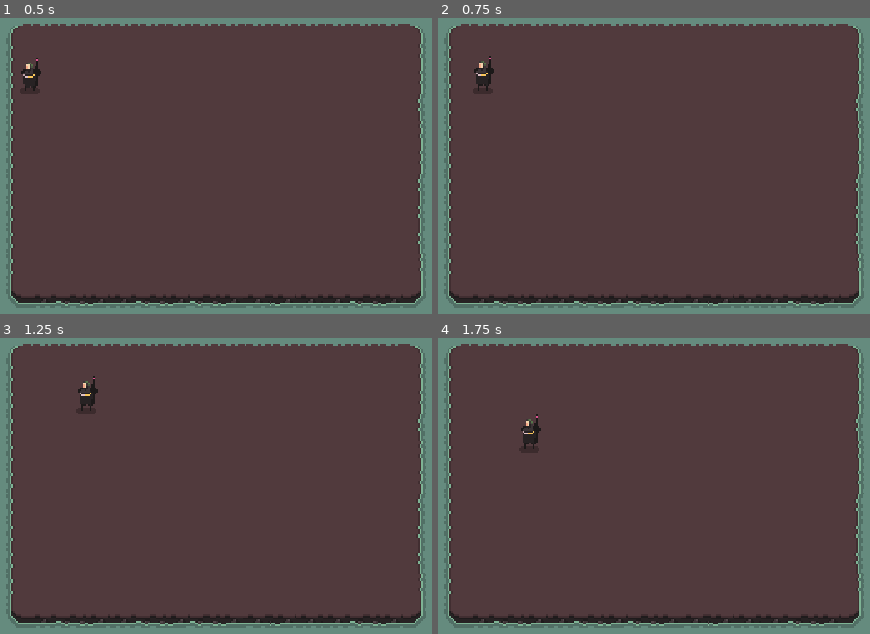
Above: before the commit, frames 1-4 (two rows, left to right).
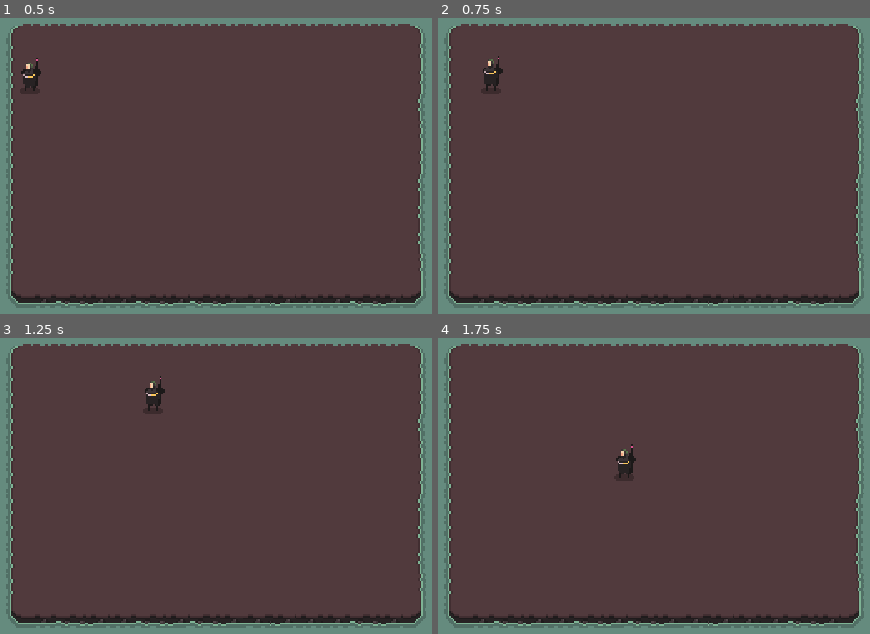
Above: after the commit, the same moments.

Repository: gablaroche29/arena-chaos
Game: Godot game, scene res://scenes/main_scene.tscn
Same seed, same stepped clock (60 frames per second), same inputs: the game is played once before the commit and once after it.
Inputs:
- Up to frame 1 (0.5 s): no input
- Up to frame 2 (0.75 s): hold D (walk_right) from 0.53 s (still down)
- Up to frame 3 (1.25 s): keep holding D (walk_right)
- Up to frame 4 (1.75 s): release D (walk_right) at 1.28 s; hold S (walk_down) from 1.28 s (still down)

Frame 1 is identical in both runs. In frame 2, 0.3% of the frame differs, in the area x 8-16%, y 12-25%; in frame 3, 0.5%; in frame 4, 0.5%, in the area x 19-46%, y 25-48%.

Commit message:
refactor: change controller system of player

Diff:
--- a/project.godot
+++ b/project.godot
@@ -18,12 +18,12 @@
 [autoload]
 
 ServerListener="*res://network/server_listener.gd"
+InputManager="*res://scripts/globals/input_manager.gd"
 
 [display]
 
 window/size/viewport_width=480
 window/size/viewport_height=270
-window/size/mode=3
 window/size/window_width_override=1920
 window/size/window_height_override=1080
 window/stretch/mode="viewport"
--- a/scenes/characters/player/idle_state.gd
+++ /dev/null
@@ -1,33 +0,0 @@
-extends NodeState
-
-@export var player: Player
-@export var animated_sprite_2d: AnimatedSprite2D
-
-func _on_process(_delta : float) -> void:
-	pass
-
-func _on_physics_process(_delta : float) -> void:
-	if player.player_direction == Vector2.LEFT:
-		animated_sprite_2d.play("idle_left")
-	elif player.player_direction == Vector2.RIGHT:
-		animated_sprite_2d.play("idle_right")
-	elif player.player_direction == Vector2.UP:
-		animated_sprite_2d.play("idle_back")
-	elif player.player_direction == Vector2.DOWN:
-		animated_sprite_2d.play("idle_front")
-	else:
-		animated_sprite_2d.play("idle_front")
-
-func _on_next_transitions() -> void:
-	GameInputEvents.movement_input()
-
-	if GameInputEvents.is_movement_input():
-		transition.emit("Walk")
-
-
-func _on_enter() -> void:
-	pass
-
-
-func _on_exit() -> void:
-	animated_sprite_2d.stop()
--- a/scenes/characters/player/player.gd
+++ b/scenes/characters/player/player.gd
@@ -1,4 +1,16 @@
 class_name Player
 extends CharacterBody2D
 
-var player_direction: Vector2
+const MAX_SPEED: float = 120.0
+const ACCELERATION: float = 800.0
+const FRICTION: float = 1000.0
+
+func _physics_process(delta: float) -> void:
+	var direction = InputManager.direction
+
+	if direction != Vector2.ZERO:
+		velocity = velocity.move_toward(direction * MAX_SPEED, ACCELERATION * delta)
+	else:
+		velocity = velocity.move_toward(Vector2.ZERO, FRICTION * delta)
+
+	move_and_slide()
--- a/scenes/characters/player/player.tscn
+++ b/scenes/characters/player/player.tscn
@@ -1,10 +1,7 @@
-[gd_scene load_steps=46 format=3 uid="uid://bui6c5b26yade"]
+[gd_scene load_steps=43 format=3 uid="uid://bui6c5b26yade"]
 
 [ext_resource type="Texture2D" uid="uid://cfcterwlehvan" path="res://assets/game/characters/player_spritesheet.png" id="1_7uws0"]
 [ext_resource type="Script" uid="uid://boia2luwdsb55" path="res://scenes/characters/player/player.gd" id="1_hss88"]
-[ext_resource type="Script" uid="uid://bnxf17lvbmjek" path="res://scripts/state_machine/node_state_machine.gd" id="2_t61fv"]
-[ext_resource type="Script" uid="uid://82fovem30a0l" path="res://scenes/characters/player/idle_state.gd" id="3_686vu"]
-[ext_resource type="Script" uid="uid://cg8whjjvjnt41" path="res://scenes/characters/player/walk_state.gd" id="5_qd3e3"]
 
 [sub_resource type="AtlasTexture" id="AtlasTexture_t61fv"]
 atlas = ExtResource("1_7uws0")
@@ -317,17 +314,3 @@
 
 [node name="CollisionShape2D" type="CollisionShape2D" parent="."]
 shape = SubResource("CircleShape2D_hss88")
-
-[node name="StateMachine" type="Node" parent="." node_paths=PackedStringArray("initial_node_state")]
-script = ExtResource("2_t61fv")
-initial_node_state = NodePath("Idle")
-
-[node name="Idle" type="Node" parent="StateMachine" node_paths=PackedStringArray("player", "animated_sprite_2d")]
-script = ExtResource("3_686vu")
-player = NodePath("../..")
-animated_sprite_2d = NodePath("../../AnimatedSprite2D")
-
-[node name="Walk" type="Node" parent="StateMachine" node_paths=PackedStringArray("player", "animated_sprite_2d")]
-script = ExtResource("5_qd3e3")
-player = NodePath("../..")
-animated_sprite_2d = NodePath("../../AnimatedSprite2D")
--- a/scenes/characters/player/walk_state.gd
+++ /dev/null
@@ -1,39 +0,0 @@
-extends NodeState
-
-@export var player: Player
-@export var animated_sprite_2d: AnimatedSprite2D
-@export var speed: int = 50
-
-func _on_process(_delta : float) -> void:
-	pass
-
-
-func _on_physics_process(_delta : float) -> void:
-	var direction: Vector2 = GameInputEvents.movement_input()
-
-	if direction == Vector2.LEFT:
-		animated_sprite_2d.play("walk_left")
-	elif direction == Vector2.RIGHT:
-		animated_sprite_2d.play("walk_right")
-	elif direction == Vector2.UP:
-		animated_sprite_2d.play("walk_back")
-	elif direction == Vector2.DOWN:
-		animated_sprite_2d.play("walk_front")
-
-	if direction != Vector2.ZERO:
-		player.player_direction = direction
-
-	player.velocity = direction * speed
-	player.move_and_slide()
-
-func _on_next_transitions() -> void:
-	if !GameInputEvents.is_movement_input():
-		transition.emit("Idle")
-
-
-func _on_enter() -> void:
-	pass
-
-
-func _on_exit() -> void:
-	animated_sprite_2d.stop()
--- a/scripts/globals/game_input_event.gd
+++ /dev/null
@@ -1,26 +0,0 @@
-class_name GameInputEvents
-
-static var direction: Vector2
-
-static func movement_input() -> Vector2:
-	if Input.is_action_pressed("walk_left"):
-		direction = Vector2.LEFT
-	elif Input.is_action_pressed("walk_right"):
-		direction = Vector2.RIGHT
-	elif Input.is_action_pressed("walk_up"):
-		direction = Vector2.UP
-	elif Input.is_action_pressed("walk_down"):
-		direction = Vector2.DOWN
-	else:
-		direction = Vector2.ZERO
-
-	return direction
-
-static func is_movement_input() -> bool:
-	if direction == Vector2.ZERO:
-		return false
-	else:
-		return true
-
-static func use_tool() -> bool:
-	return Input.is_action_just_pressed("hit")
--- /dev/null
+++ b/scripts/globals/input_manager.gd
@@ -0,0 +1,12 @@
+extends Node
+
+var direction: Vector2 = Vector2.ZERO
+
+func _process(_delta: float) -> void:
+	direction = Input.get_vector("walk_left", "walk_right", "walk_up", "walk_down")
+
+func is_moving() -> bool:
+	return direction != Vector2.ZERO
+
+func is_using_tool() -> bool:
+	return Input.is_action_just_pressed("hit")
--- a/scripts/state_machine/node_state.gd
+++ /dev/null
@@ -1,25 +0,0 @@
-class_name NodeState
-extends Node
-
-@warning_ignore("unused_signal")
-signal transition
-
-
-func _on_process(_delta : float) -> void:
-	pass
-
-
-func _on_physics_process(_delta : float) -> void:
-	pass
-
-
-func _on_next_transitions() -> void:
-	pass
-
-
-func _on_enter() -> void:
-	pass
-
-
-func _on_exit() -> void:
-	pass
--- a/scripts/state_machine/node_state_machine.gd
+++ /dev/null
@@ -1,54 +0,0 @@
-class_name NodeStateMachine
-extends Node
-
-@export var initial_node_state : NodeState
-
-var node_states : Dictionary = {}
-var current_node_state : NodeState
-var current_node_state_name : String
-var parent_node_name: String
-
-
-func _ready() -> void:
-	parent_node_name = get_parent().name
-
-	for child in get_children():
-		if child is NodeState:
-			node_states[child.name.to_lower()] = child
-			child.transition.connect(transition_to)
-
-	if initial_node_state:
-		initial_node_state._on_enter()
-		current_node_state = initial_node_state
-		current_node_state_name = current_node_state.name.to_lower()
-
-
-func _process(delta : float) -> void:
-	if current_node_state:
-		current_node_state._on_process(delta)
-
-
-func _physics_process(delta: float) -> void:
-	if current_node_state:
-		current_node_state._on_physics_process(delta)
-		current_node_state._on_next_transitions()
-		#print(parent_node_name, " Current State: ", current_node_state_name)
-
-
-func transition_to(node_state_name : String) -> void:
-	if node_state_name == current_node_state.name.to_lower():
-		return
-
-	var new_node_state = node_states.get(node_state_name.to_lower())
-
-	if !new_node_state:
-		return
-
-	if current_node_state:
-		current_node_state._on_exit()
-
-	new_node_state._on_enter()
-
-	current_node_state = new_node_state
-	current_node_state_name = current_node_state.name.to_lower()
-	#print("Current State: ", current_node_state_name)
Not shown, removed: scenes/characters/player/idle_state.gd.uid
Not shown, removed: scenes/characters/player/walk_state.gd.uid
Renamed: scripts/globals/game_input_event.gd.uid -> scripts/globals/input_manager.gd.uid
Not shown, removed: scripts/state_machine/node_state.gd.uid
Not shown, removed: scripts/state_machine/node_state_machine.gd.uid
